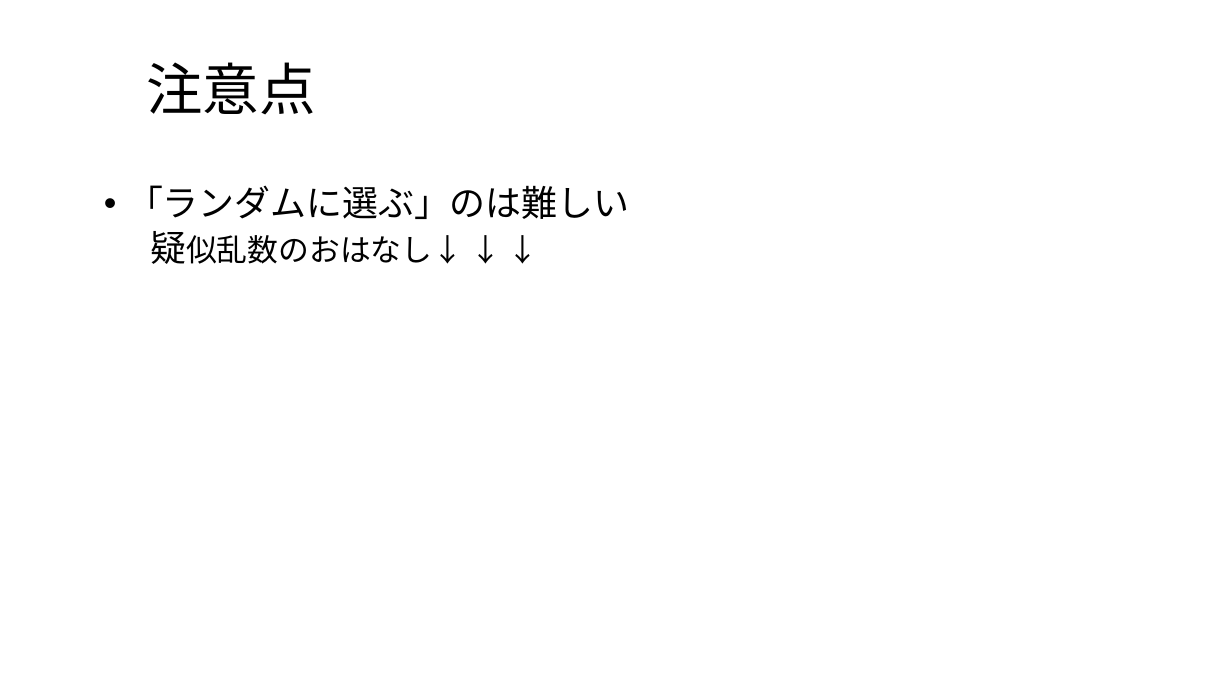
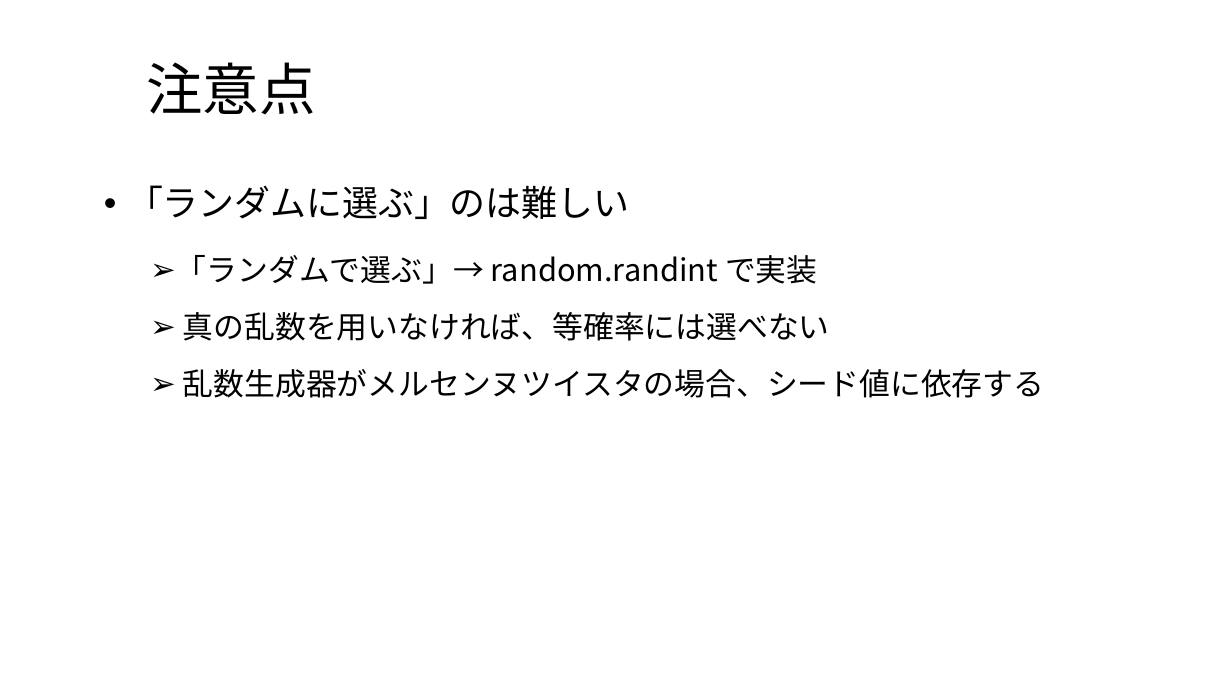
Before and after one commit to ykNe0372/Fisher-Yates, a slide deck: slide 6 of Fisher-Yates発表用.pptx. Drawn at 1232x693 pixels with LibreOffice and Linux fonts; fonts in the diff are those of the drawing; background and template pictures are left out. Boxes give left, top, right and bottom in pixels: in the first picture for what was removed or moved away, otherwise in the second. Text is boxed around its words. In the diff, an @@ line names an element or a change of style, - is before the commit and + after.

```diff
--- a/Fisher-Yates発表用.pptx
+++ b/Fisher-Yates発表用.pptx
@@ text at box(176, 255, 1045, 398): text changed @@
-  疑似乱数のおはなし↓ ↓ ↓
+  ➢ 「ランダムで選ぶ」→ random.randint で実装
+  ➢ 真の乱数を用いなければ、等確率には選べない
+  ➢ 乱数生成器がメルセンヌツイスタの場合、シード値に依存する
```
Also in this commit, not shown: 2 slides added, 1 slide removed.
